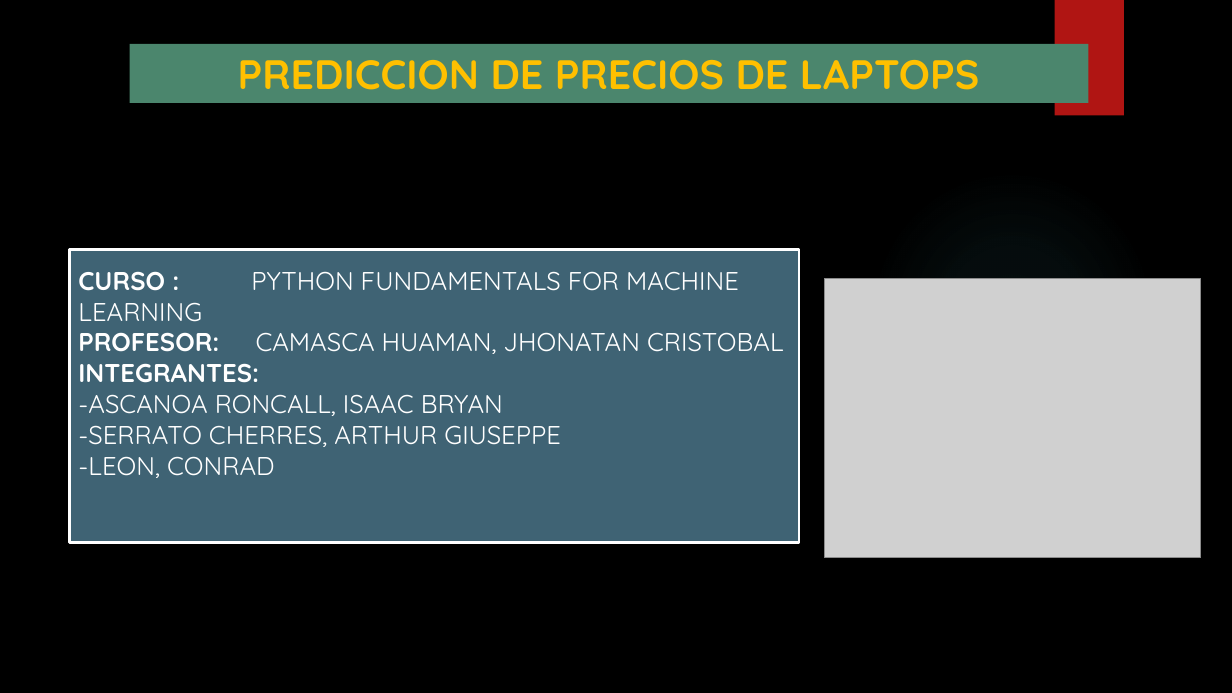
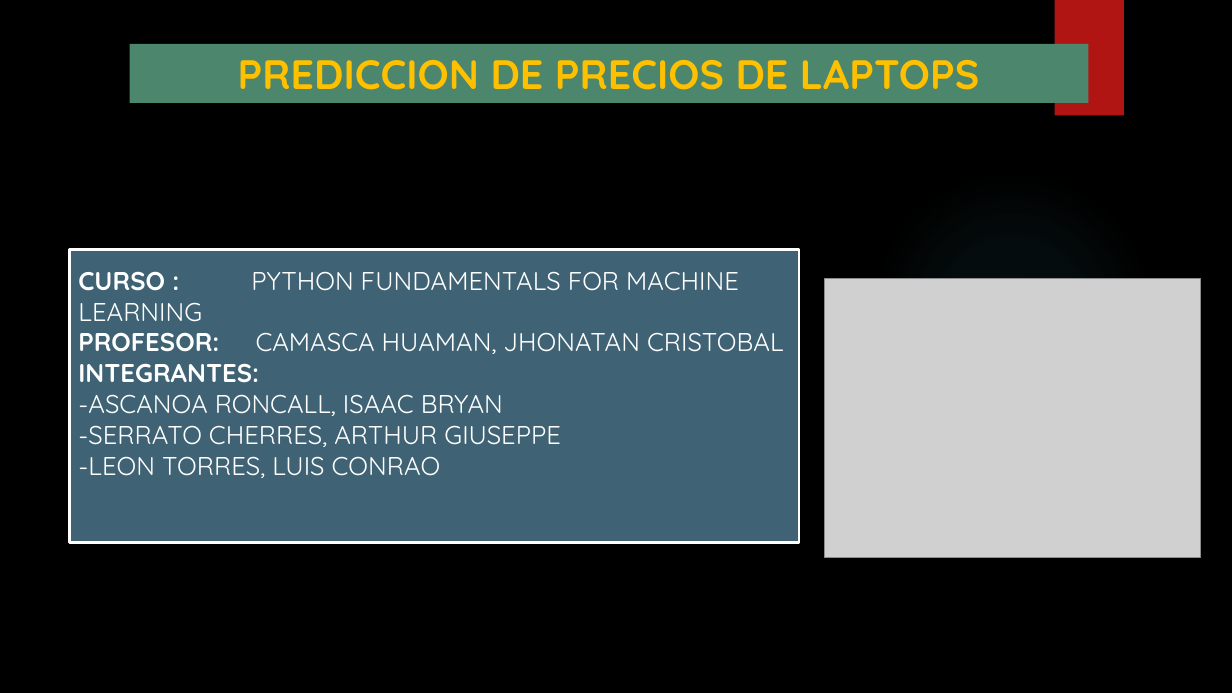
Before and after one commit to Isaac244/Proyecto_Machine_Learning, a slide deck: slide 1 of PROYECTO-MACHINE-LEARNING.pptx. Drawn at 1232x693 pixels with LibreOffice and Linux fonts; fonts in the diff are those of the drawing; grey boxes stand for pictures; background and template pictures are left out. Boxes give left, top, right and bottom in pixels: in the first picture for what was removed or moved away, otherwise in the second. Text is boxed around its words. In the diff, an @@ line names an element or a change of style, - is before the commit and + after.

```diff
--- a/PROYECTO-MACHINE-LEARNING.pptx
+++ b/PROYECTO-MACHINE-LEARNING.pptx
@@ text at (78,456,441,478): text changed @@
--LEON, CONRAD
+-LEON TORRES, LUIS CONRAO
```
Also in this commit, not shown: 1 other slide changed, 25 slides added, 2 slides removed, 25 other files.
